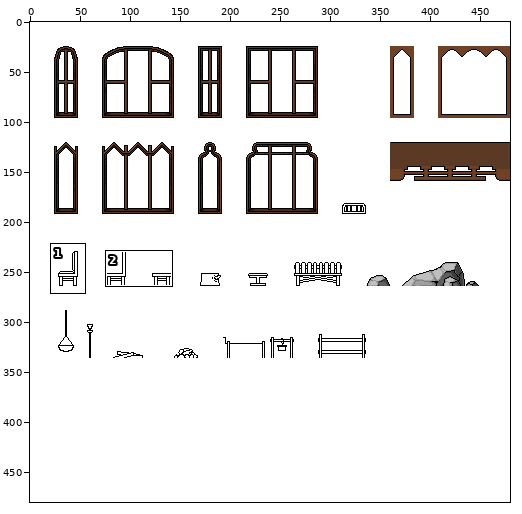
Two versions of one pixel-art file, Sprites/Map/Tiles/References.aseprite. Above, an overview of the earlier version with the close-up marked.
Close-up. Old version:
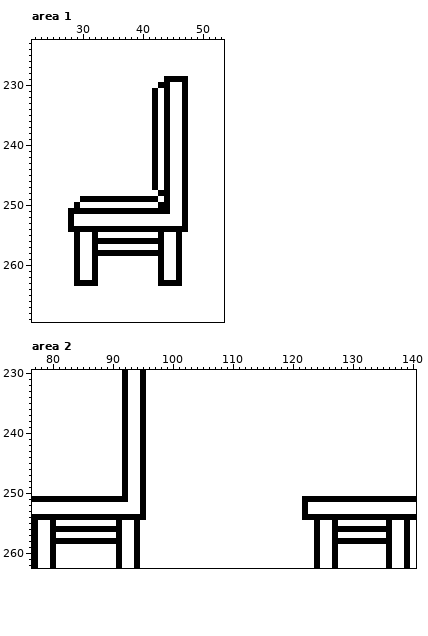
480x480 pixels, 1 frame. Shown: area 1: x 22..53, y 223..269; area 2: x 77..140, y 230..262. The commit also changed other parts of the picture, which this record leaves out.
Once edited:
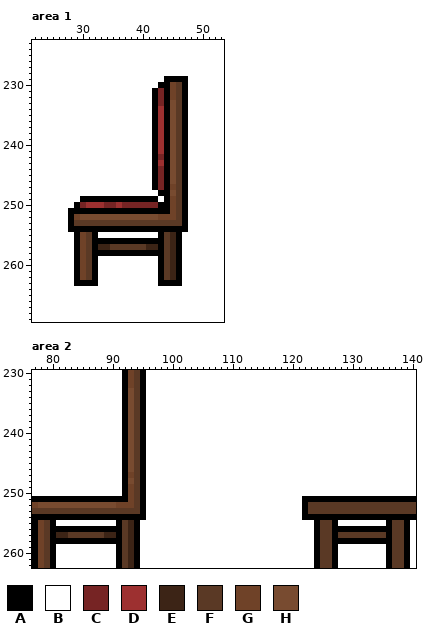
Palette (. is transparent): A #000000  B #ffffff  C #762424  D #9d3030  E #3c2416  F #5a3925  G #6f4228  H #784b30
Diff:
Area 1, layer "Layer 1":
Colour B becomes colour C in rows 231 to 233 at x 43; in row 242 at x 43; in rows 244 to 247 at x 43; in row 250 at x 30, 34 to 35 and 37 to 42.
Colour B becomes colour D in rows 234 to 241 at x 43; in row 243 at x 43; in row 250 at x 31 to 33 and 36.
Colour B becomes colour E in rows 255 to 256 at x 45; in row 257 at x 33 to 34, 41 to 42 and 45; in rows 258 to 262 at x 45.
Colour B becomes colour F in rows 230 to 252 at x 46; in row 253 at x 29 to 46; in rows 255 to 256 at x 31 and 44; in row 257 at x 31, 35 to 40 and 44; in rows 258 to 262 at x 31 and 44.
Colour B becomes colour G in rows 230 to 232 at x 45; in row 247 at x 45; in rows 249 to 251 at x 45; in row 252 at x 29 and 43 to 45; in rows 255 to 262 at x 30.
Colour B becomes colour H in rows 233 to 246 at x 45; in row 248 at x 45; in row 252 at x 30 to 42.
Area 2, layer "Layer 1":
Colour B becomes colour E in rows 255 to 256 at x 93; in row 257 at x 81 to 82, 89 to 90 and 93; in rows 258 to 262 at x 93.
Colour B becomes colour F in rows 230 to 251 at x 94; in row 252 at x 94 and 123 to 140; in row 253 at x 77 to 94 and 123 to 140; in rows 255 to 256 at x 79, 92, 125 to 126 and 137 to 138; in row 257 at x 79, 83 to 88, 92, 125 to 126, 128 to 135 and 137 to 138; in rows 258 to 262 at x 79, 92, 125 to 126 and 137 to 138.
Colour B becomes colour G in rows 230 to 232 at x 93; in row 247 at x 93; in rows 249 to 251 at x 93; in row 252 at x 77 and 91 to 93; in rows 255 to 262 at x 78.
Colour B becomes colour H in rows 233 to 246 at x 93; in row 248 at x 93; in row 252 at x 78 to 90.
Boxes around the changes in both close-ups, in picture pixels (x1, y1, x2, y2):
changed: (74, 82, 182, 280)
changed: (32, 370, 140, 568)
changed: (308, 502, 416, 568)
